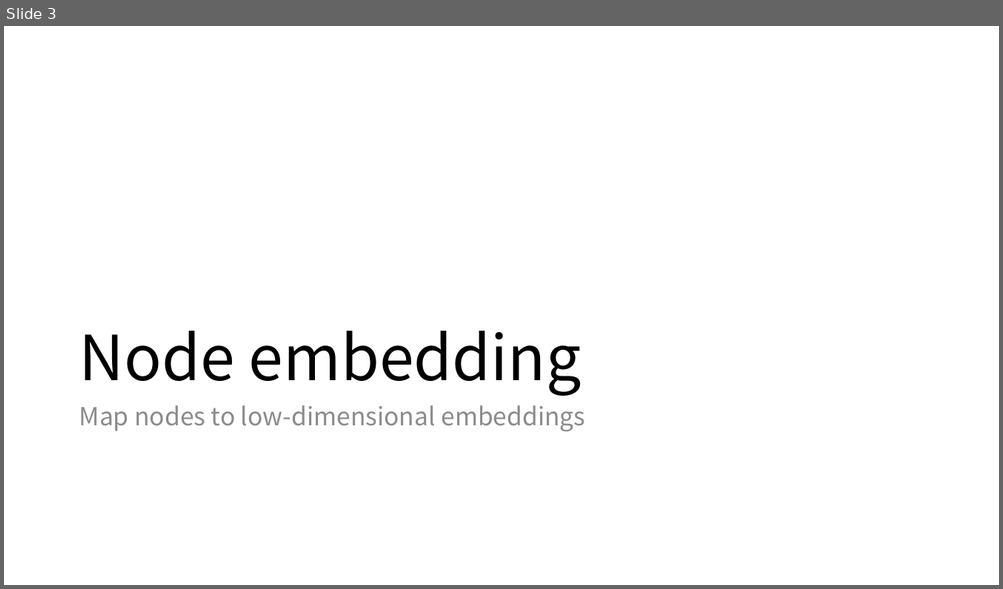
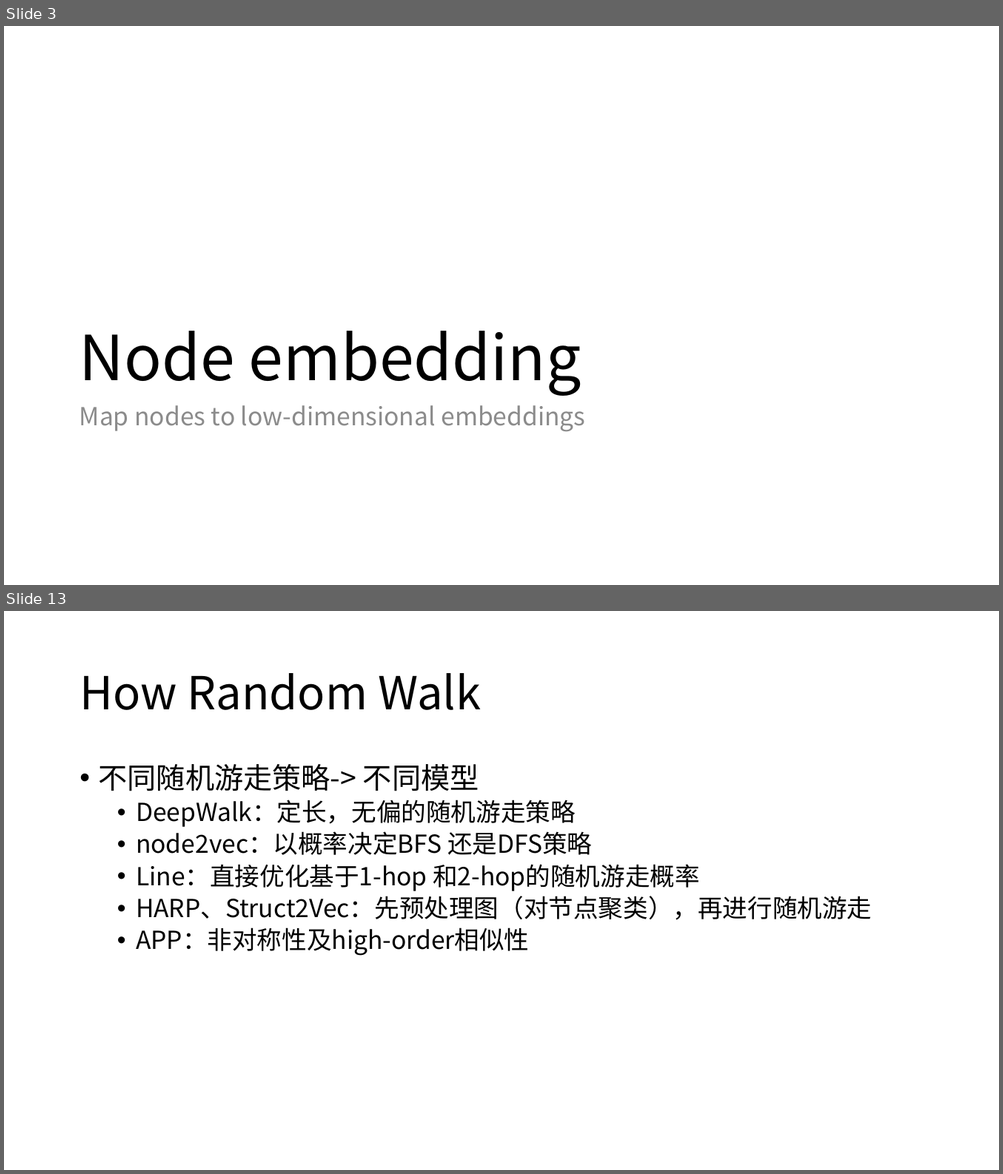
Before and after one commit to shmilysyq/rcmd_paper, a slide deck: embedding/graph embedding/Representation Learning on Graphs.pptx. Shown one above the other, each under a label of ours: slide 3 before the commit, slides 3 and 13 after it; the slides between them are not shown. The pictures are 1003x589 and 1003x1174 pixels, drawn with LibreOffice and Linux fonts; fonts in the diff are those of the drawing. Boxes give left, top, right and bottom in pixels: in the first picture for what was removed or moved away, otherwise in the second. Text is boxed around its words. In the diff, an @@ line names an element or a change of style, - is before the commit and + after.

```diff
--- a/embedding/graph embedding/Representation Learning on Graphs.pptx
+++ b/embedding/graph embedding/Representation Learning on Graphs.pptx
@@ slide 13 added at [4, 611, 999, 1170], background #FFFFFF @@
@@ title added at [79, 673, 481, 710], 44 pt, text #000000 @@
+How Random Walk
@@ text added at [99, 764, 872, 956], 24 pt, text #000000 @@
+• 不同随机游走策略-> 不同模型
+  • DeepWalk：定长，无偏的随机游走策略
+  • node2vec：以概率决定BFS 还是DFS策略
+  • Line：直接优化基于1-hop 和2-hop的随机游走概率
+  • HARP、Struct2Vec：先预处理图（对节点聚类），再进行随机游走
+  • APP：非对称性及high-order相似性
```
Also in this commit, not shown: 23 other slides added.
